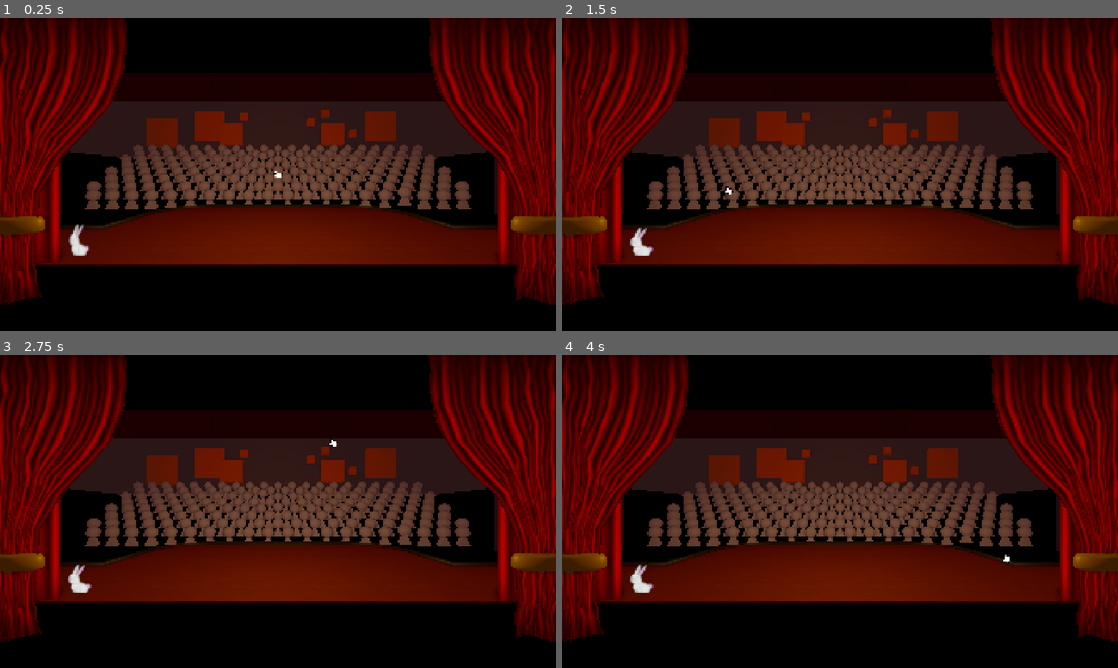
Above: before the commit, frames 1-4 (two rows, left to right).
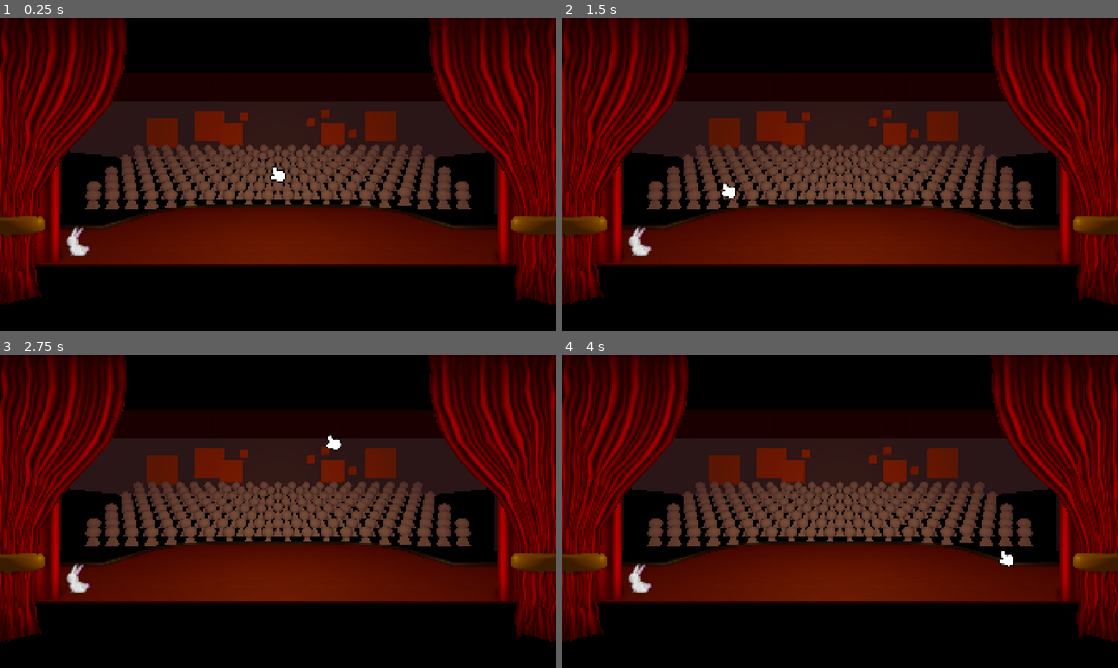
Above: after the commit, the same moments.

Repository: Momonyaro/cgj-2026
Game: Godot game, scene res://src/stage/stage.tscn
Two runs of this game, one before a commit and one after it. Both use one fixed random seed, a clock stepped at 60 frames per second and the inputs below.
Inputs (mouse positions are in pixels of both pictures, inside the frame that each line leads up to):
- Up to frame 1 (0.25 s): no input
- Up to frame 2 (1.5 s): tap Enter at 0.5 s; move the mouse to (962, 158) at 0.52 s; click (962, 158) at 0.6 s; tap Space at 0.77 s; move the mouse to (728, 190) at 1.27 s; click (728, 190) at 1.35 s
- Up to frame 3 (2.75 s): tap Space at 1.52 s; move the mouse to (333, 442) at 2.02 s; click (333, 442) at 2.1 s
- Up to frame 4 (4 s): move the mouse to (812, 574) at 2.77 s; click (812, 574) at 2.85 s; tap Space at 3.02, 3.77 s; move the mouse to (1006, 558) at 3.52 s; click (1006, 558) at 3.6 s

The runs differ from the first frame. In frame 1, 0.2% of the frame differs, in the area x 12-52%, y 47-76%; in frame 2, 0.2%, in the area x 12-32%, y 52-76%; in frame 3, 0.2%; in frame 4, 0.2%.

Commit message:
Alpha pre-pass bunny + bigger cursor

Diff:
--- a/src/acts/act1/bunny/bunny.tscn
+++ b/src/acts/act1/bunny/bunny.tscn
@@ -34,6 +34,7 @@
 
 [node name="Sprite3D" type="Sprite3D" parent="Node3D" unique_id=579492501]
 transform = Transform3D(0.050000004, 0, 0, 0, 0.050000004, 0, 0, 0, 0.050000004, 0, 0.31406212, 0)
+alpha_cut = 2
 texture = ExtResource("2_me03j")
 
 [node name="SpriteBouncer" type="Node" parent="Node3D" unique_id=1334464296 node_paths=PackedStringArray("sprite")]
--- a/src/shared/cursor/cursor.tscn
+++ b/src/shared/cursor/cursor.tscn
@@ -12,7 +12,6 @@
 grab_point = NodePath("GrabPoint")
 
 [node name="Sprite" type="AnimatedSprite2D" parent="." unique_id=1213114909]
-scale = Vector2(0.5, 0.5)
 sprite_frames = ExtResource("2_b2bh4")
 
 [node name="GrabPoint" type="Marker3D" parent="." unique_id=488859553]
--- a/src/stage/stage.tscn
+++ b/src/stage/stage.tscn
@@ -220,4 +220,6 @@
 shape = SubResource("WorldBoundaryShape3D_a1n5f")
 
 [node name="Bunny" parent="." unique_id=2104088067 instance=ExtResource("7_804oe")]
-transform = Transform3D(1, 0, 0, 0, 1, 0, 0, 0, 1, -4.971464, 1.7394109, 0)
+transform = Transform3D(1, 0, 0, 0, 1, 0, 0, 0, 1, -5.010597, 0.98654866, 0)
+
+[editable path="Bunny"]
